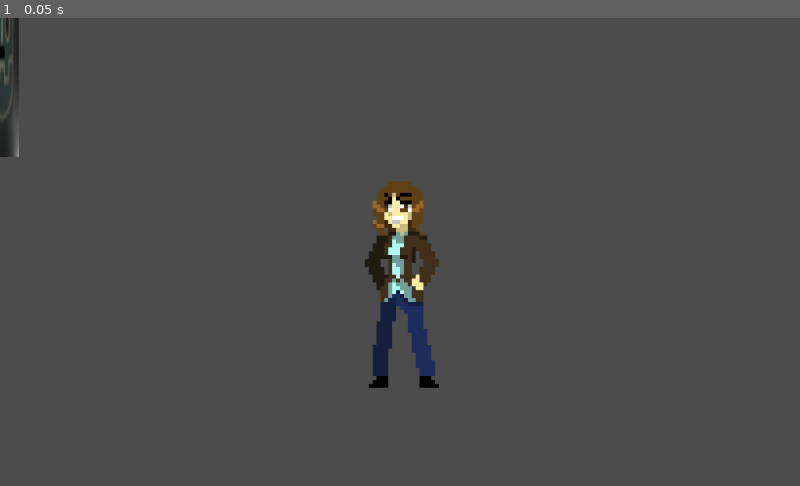
Above: before the commit, frame 1.
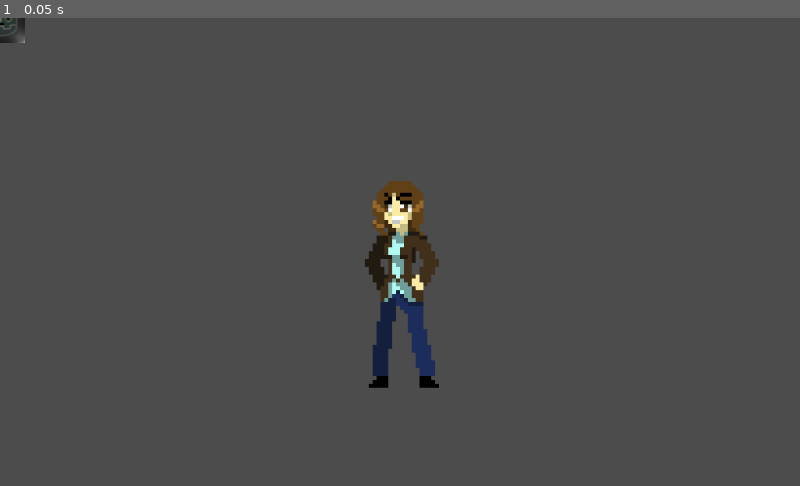
Above: after the commit, the same moment.

Repository: UnderScroll/GMTKGameJam2021
Game: Godot game, scene res://Node2D.tscn
Two runs of this game, one before a commit and one after it. Both use one fixed random seed, a clock stepped at 60 frames per second and the inputs below. The project has no main scene, so this scene is started directly.
Inputs:
- Up to frame 1 (0.05 s): no input

The runs differ from the first frame. In frame 1, 0.4% of the frame differs, in the area x 0-4%, y 0-30%.

Commit message:
Update Node2D.tscn

Diff:
--- a/Node2D.tscn
+++ b/Node2D.tscn
@@ -6,8 +6,7 @@
 [node name="Node2D" type="Node2D"]
 
 [node name="Sprite" type="Sprite" parent="."]
-position = Vector2( 2.63937, 3.46574 )
-scale = Vector2( 0.664061, 5.46094 )
+position = Vector2( 0.297302, 0 )
 texture = ExtResource( 1 )
 
 [node name="Sprite2" type="Sprite" parent="."]
